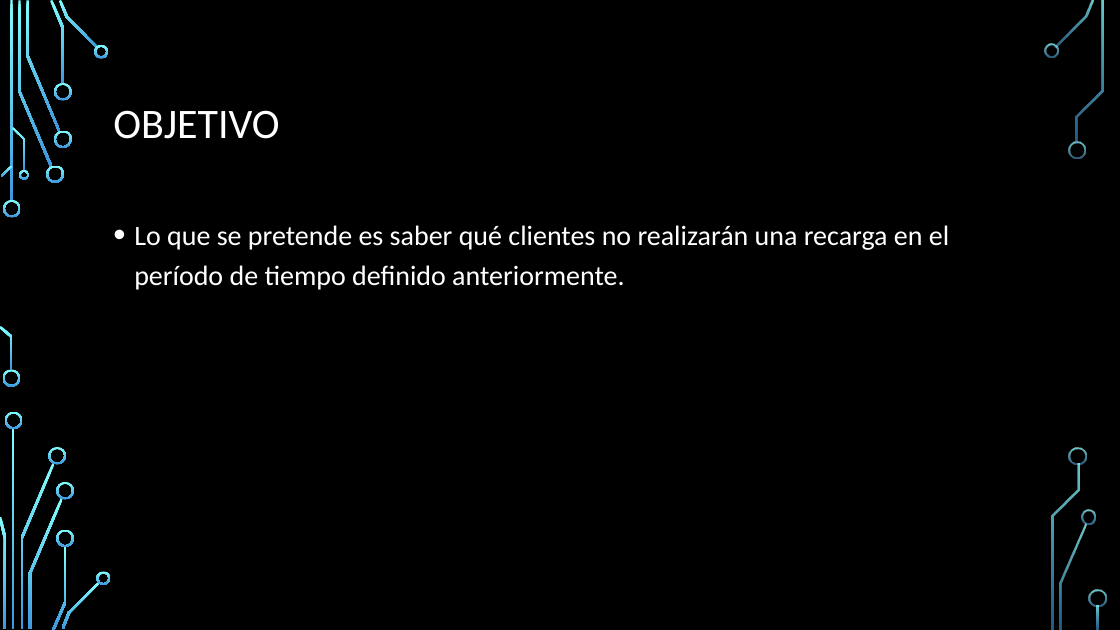
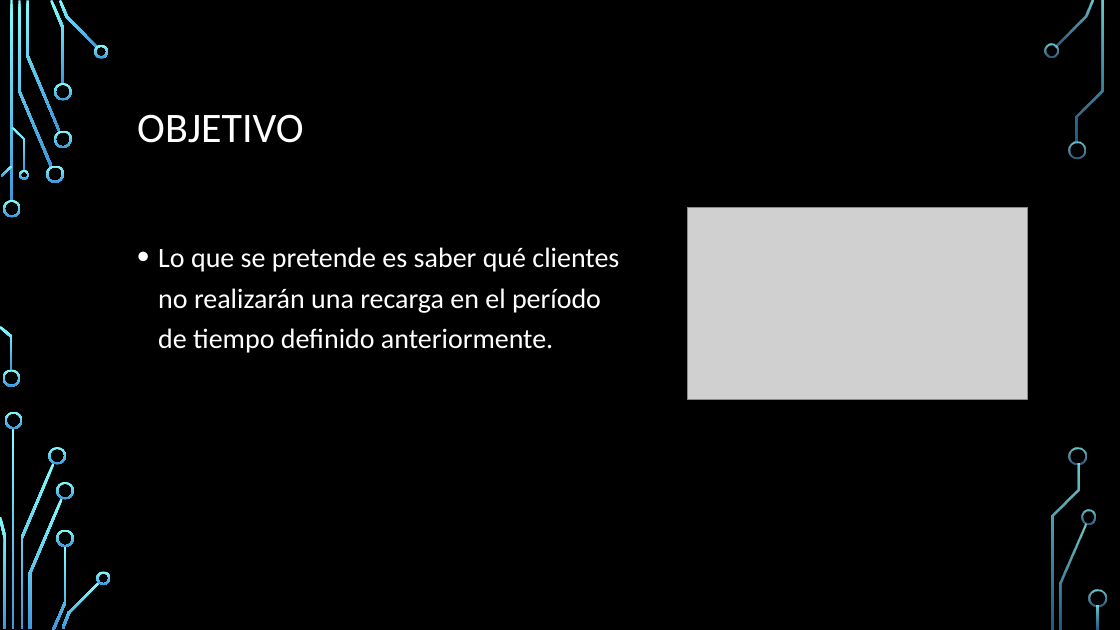
Before and after one commit to maurigarcia88/DiploDataScienceG7, a slide deck: slide 4 of Diplomatura data science.pptx. Drawn at 1120x630 pixels with LibreOffice and Linux fonts; fonts in the diff are those of the drawing; grey boxes stand for pictures; background and template pictures are left out. Boxes give left, top, right and bottom in pixels: in the first picture for what was removed or moved away, otherwise in the second. Text is boxed around its words. In the diff, an @@ line names an element or a change of style, - is before the commit and + after.

```diff
--- a/Diplomatura data science.pptx
+++ b/Diplomatura data science.pptx
@@ title "OBJETIVO": place and size @@
-title "OBJETIVO" at (113,110,279,139)
+title "OBJETIVO" at (137,114,303,143)
@@ picture added at (688,208,1028,399) @@
@@ text "Lo que se pretende es ..." rewrapped from (134,225,949,290) to (158,247,619,353) @@
```
Also in this commit, not shown: 5 other slides changed, 5 slides removed.
